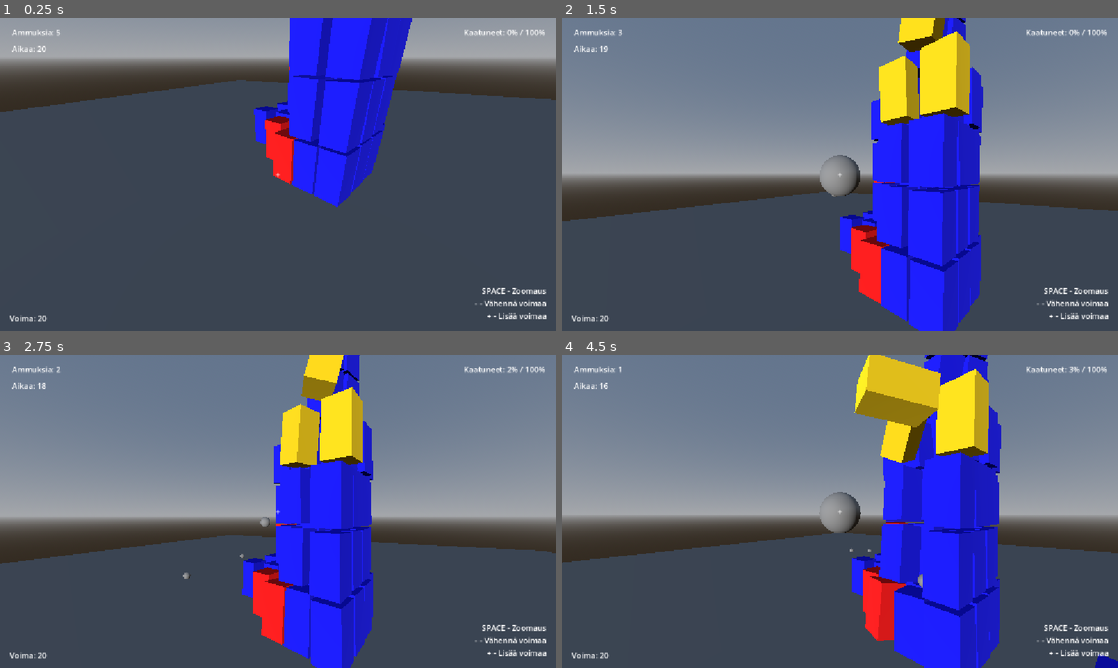
Above: before the commit, frames 1-4 (two rows, left to right).
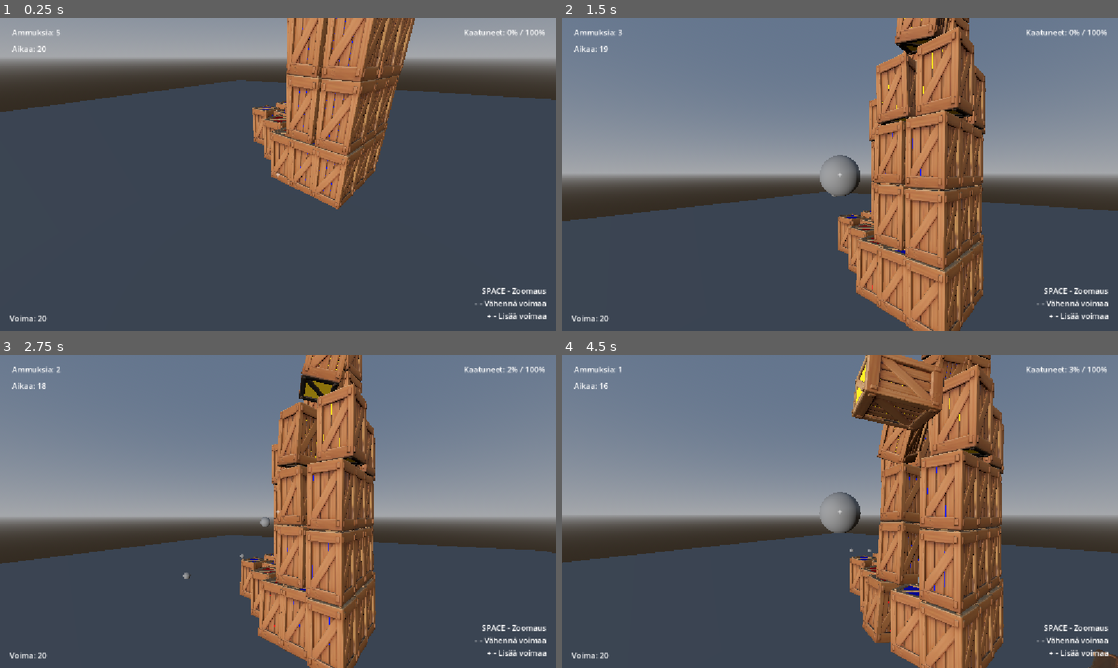
Above: after the commit, the same moments.

Repository: santtu-kumpulainen/3d-fysiikkapeli
Game: Godot game, scene res://scenes/levels/level_2.tscn
Two runs of this game, one before a commit and one after it. Both use one fixed random seed, a clock stepped at 60 frames per second and the inputs below. This scene is started directly instead of the project's main scene.
Inputs (mouse positions are in pixels of both pictures, inside the frame that each line leads up to):
- Up to frame 1 (0.25 s): no input
- Up to frame 2 (1.5 s): tap Enter at 0.5 s; move the mouse to (867, 174) at 0.52 s; tap R at 0.6, 1.35 s; click (867, 174) at 0.67 s; tap Space at 0.77 s; move the mouse to (812, 174) at 1.27 s; click (812, 174) at 1.42 s
- Up to frame 3 (2.75 s): tap Space at 1.52 s; move the mouse to (289, 505) at 2.02 s; tap R at 2.1 s; click (289, 505) at 2.17 s
- Up to frame 4 (4.5 s): move the mouse to (834, 517) at 2.77 s; tap R at 2.85, 3.6, 4.35 s; click (834, 517) at 2.92 s; tap Space at 3.02, 3.77 s; move the mouse to (878, 514) at 3.52 s; click (878, 514) at 3.67 s; move the mouse to (795, 508) at 4.27 s; click (795, 508) at 4.42 s

The runs differ from the first frame. In frame 1, 12% of the frame differs, in the area x 45-75%, y 0-62%; in frame 2, 20%; in frame 3, 17%; in frame 4, 23%, in the area x 51-100%, y 0-100%.

Commit message:
Add tectures to boxes

Diff:
--- a/3d_fysiikkapeli/scenes/box.tscn
+++ b/3d_fysiikkapeli/scenes/box.tscn
@@ -1,12 +1,15 @@
 [gd_scene format=3 uid="uid://ddibfshvvympk"]
 
 [ext_resource type="Script" uid="uid://cgg5cdprv0ugj" path="res://scenes/box.gd" id="1_3inec"]
+[ext_resource type="PackedScene" uid="uid://drgq4nblabwpm" path="res://assets/models/crate.glb" id="2_ks2v0"]
 
 [sub_resource type="BoxShape3D" id="BoxShape3D_py7em"]
 size = Vector3(1, 2.140564, 1)
 
 [sub_resource type="BoxMesh" id="BoxMesh_py7em"]
 size = Vector3(1, 1.9833984, 1)
+
+[sub_resource type="StandardMaterial3D" id="StandardMaterial3D_ipefv"]
 
 [node name="Box" type="RigidBody3D" unique_id=1642724522 groups=["tower_boxes"]]
 script = ExtResource("1_3inec")
@@ -18,3 +21,7 @@
 [node name="MeshInstance3D" type="MeshInstance3D" parent="." unique_id=113281993]
 transform = Transform3D(1, 0, 0, 0, 1, 0, 0, 0, 1, 1, 1, 1)
 mesh = SubResource("BoxMesh_py7em")
+surface_material_override/0 = SubResource("StandardMaterial3D_ipefv")
+
+[node name="crate" parent="MeshInstance3D" unique_id=1427728702 instance=ExtResource("2_ks2v0")]
+transform = Transform3D(2.0205612, 0, 0, 0, 3.598468, 0, 0, 0, 2.099531, 0, -1.0774198, 0)
Binary file added: 3d_fysiikkapeli/assets/models/crate.glb
Not shown, added: 3d_fysiikkapeli/assets/models/crate.glb.import
Binary file added: 3d_fysiikkapeli/assets/models/crate_0.png
Not shown, added: 3d_fysiikkapeli/assets/models/crate_0.png.import
